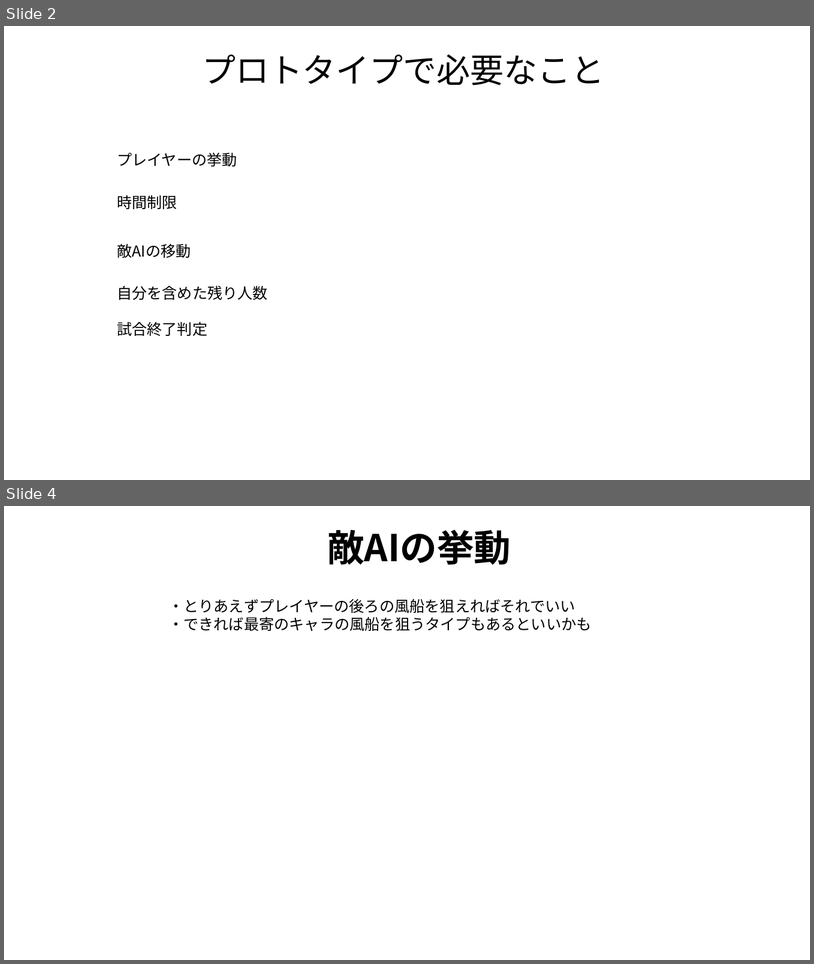
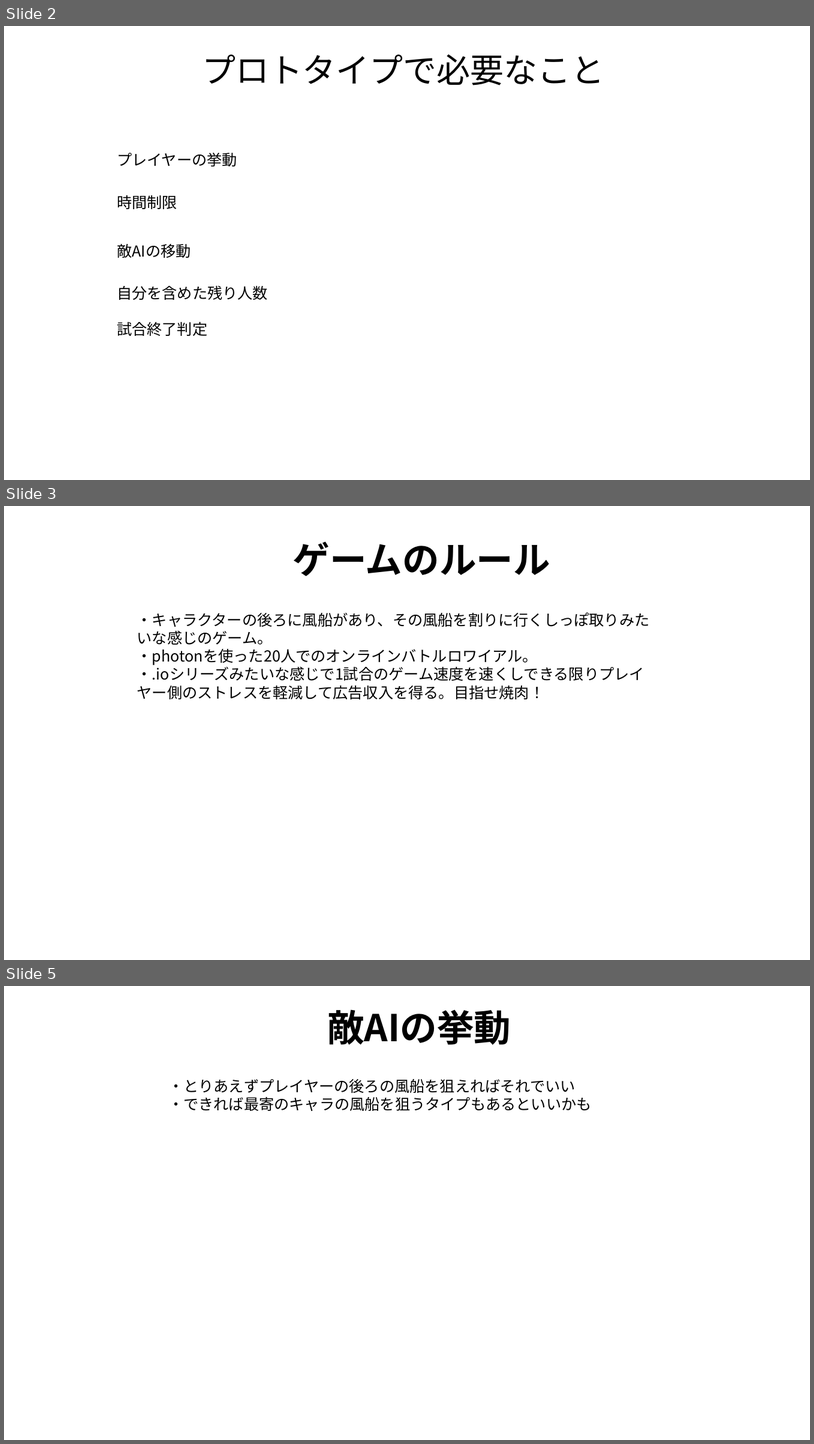
Before and after one commit to SatoMomoya/Yakinuku, a slide deck: チーム「焼肉食べたい」.pptx. Shown one above the other, each under a label of ours: slides 2 and 4 before the commit, slides 2, 3 and 5 after it; the slides between them are not shown. The pictures are 814x964 and 814x1444 pixels, drawn with LibreOffice and Linux fonts; fonts in the diff are those of the drawing. Boxes give left, top, right and bottom in pixels: in the first picture for what was removed or moved away, otherwise in the second. Text is boxed around its words. In the diff, an @@ line names an element or a change of style, - is before the commit and + after.

Commit message:
マウスの方向に移動するようになりました。 プロトタイプまでの仕様(文字のみ)のパワポを追加

```diff
--- a/チーム「焼肉食べたい」.pptx
+++ b/チーム「焼肉食べたい」.pptx
@@ slide 3 added at <box>4,506,810,960</box>, background #FFFFFF @@
@@ title added at <box>293,541,551,576</box>, 44 pt, text #000000, bold @@
+ゲームのルール
@@ text added at <box>137,612,650,700</box>, 18 pt, text #000000 @@
+・キャラクターの後ろに風船があり、その風船を割りに行くしっぽ取りみたいな感じのゲーム。
+・photonを使った20人でのオンラインバトルロワイアル。
+・.ioシリーズみたいな感じで1試合のゲーム速度を速くしできる限りプレイヤー側のストレスを軽減して広告収入を得る。目指せ焼肉！
@@ what was slide 4 is now slide 5 @@
```
Also in this commit, not shown: 1 slide changed, 9 other files.
